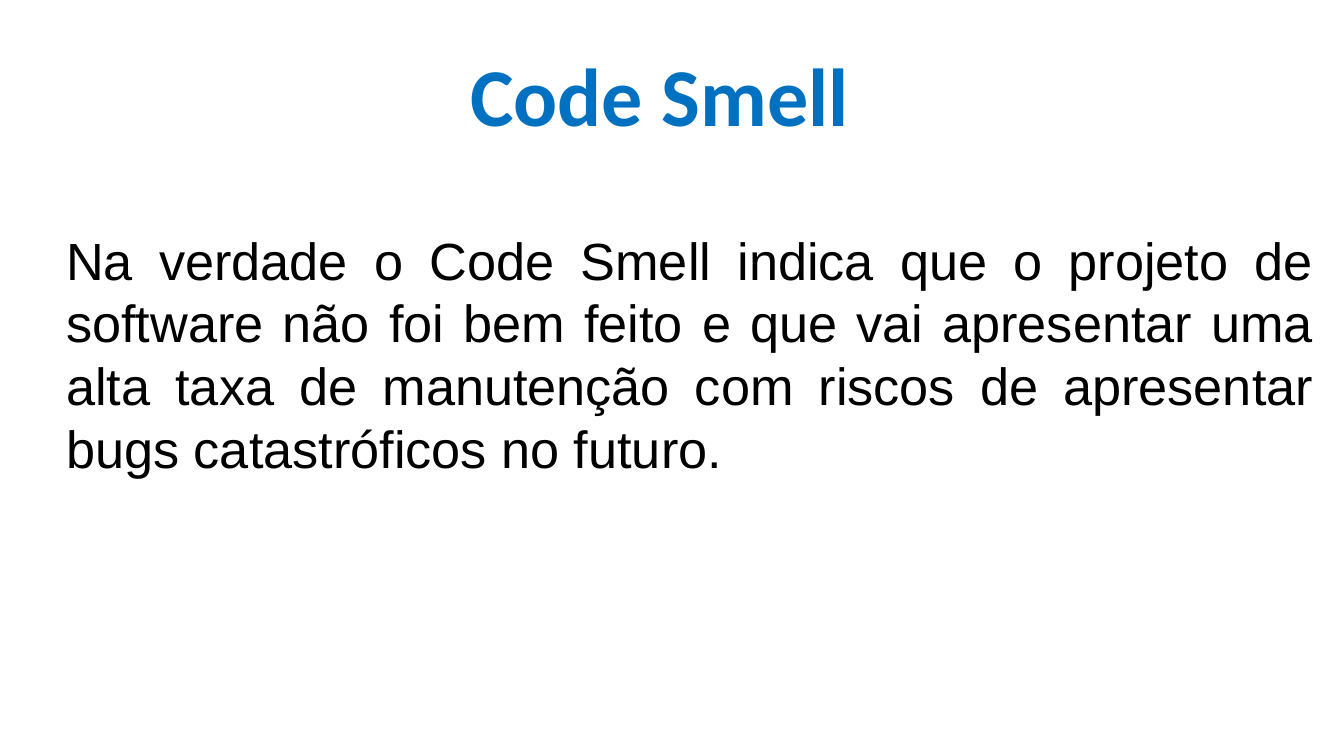
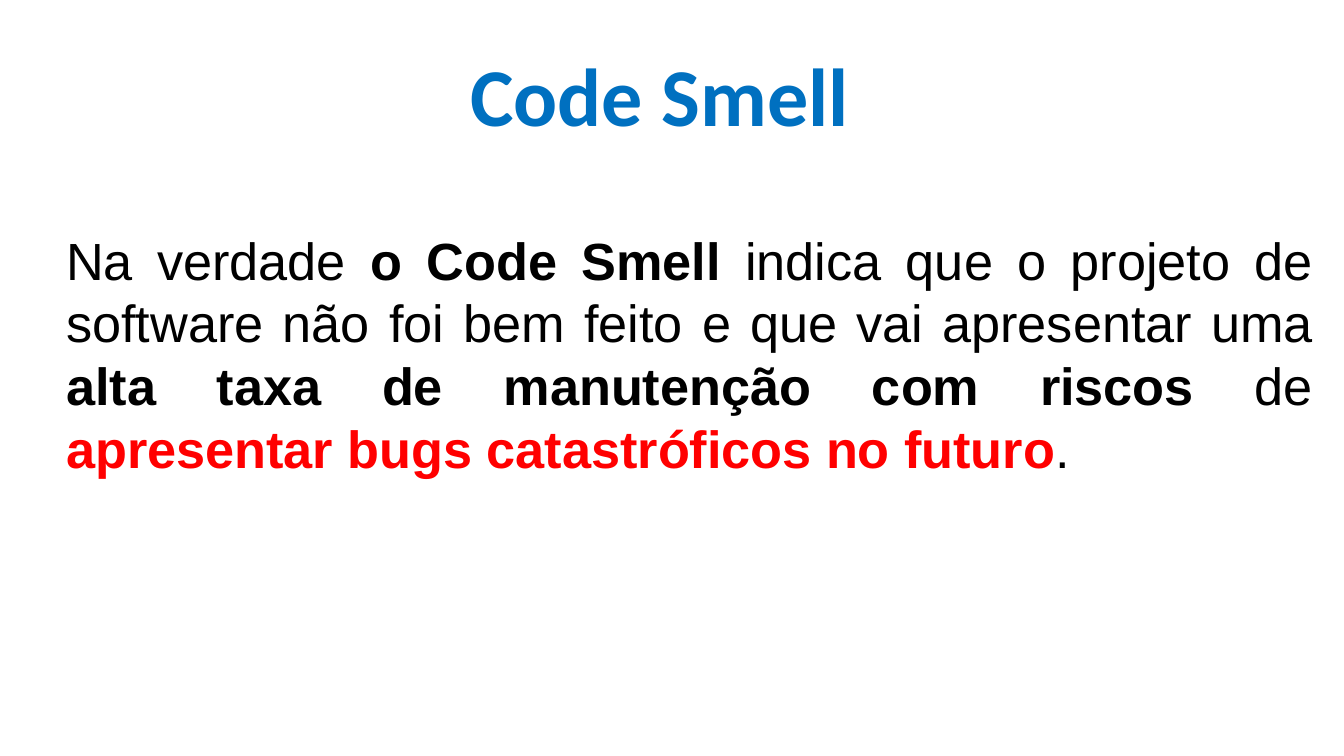
Before and after one commit to CloudEducationBrazil/WydenEngenhariaDeSoftware, a slide deck: slide 24 of 01 Classes/Aulas 05 e 06 Refatoração e Code-Smell.pptx. Drawn at 1344x756 pixels with LibreOffice and Linux fonts; fonts in the diff are those of the drawing; background and template pictures are left out. Boxes give left, top, right and bottom in pixels: in the first picture for what was removed or moved away, otherwise in the second. Text is boxed around its words. In the diff, an @@ line names an element or a change of style, - is before the commit and + after.

Commit message:
aulas ppt Eng Software

```diff
--- a/01 Classes/Aulas 05 e 06 Refatoração e Code-Smell.pptx
+++ b/01 Classes/Aulas 05 e 06 Refatoração e Code-Smell.pptx
@@ text "Na verdade o Code Smell ..." at [66,242,1313,478]: text colour #000000 to #FF0000 in "apresentar bugs catastróficos no futuro."; bold on in "o Code Smell alta taxa de manutenção ..." @@
```
Also in this commit, not shown: 7 other slides changed, 2 slides added, 1 other file.
